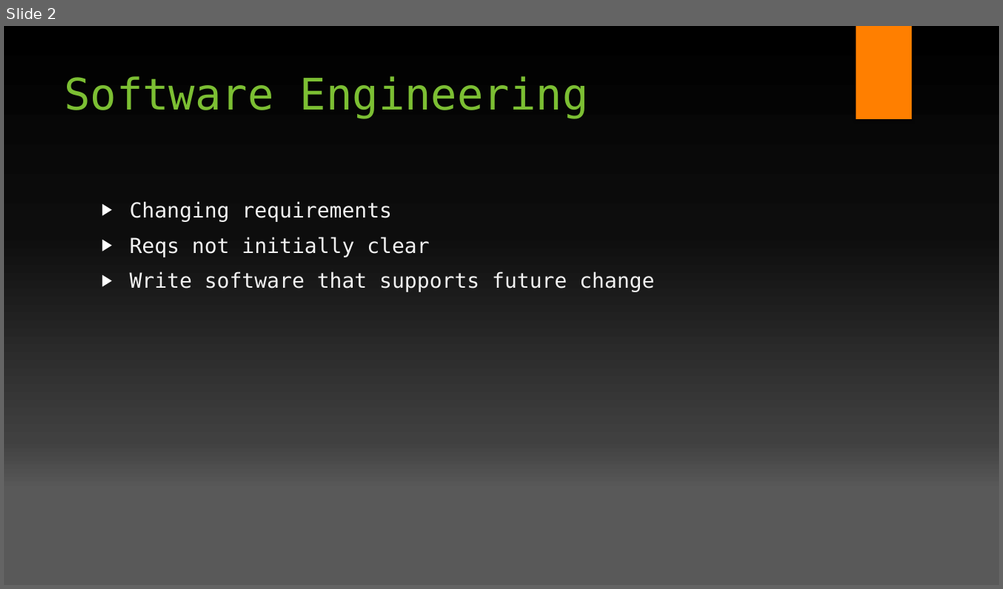
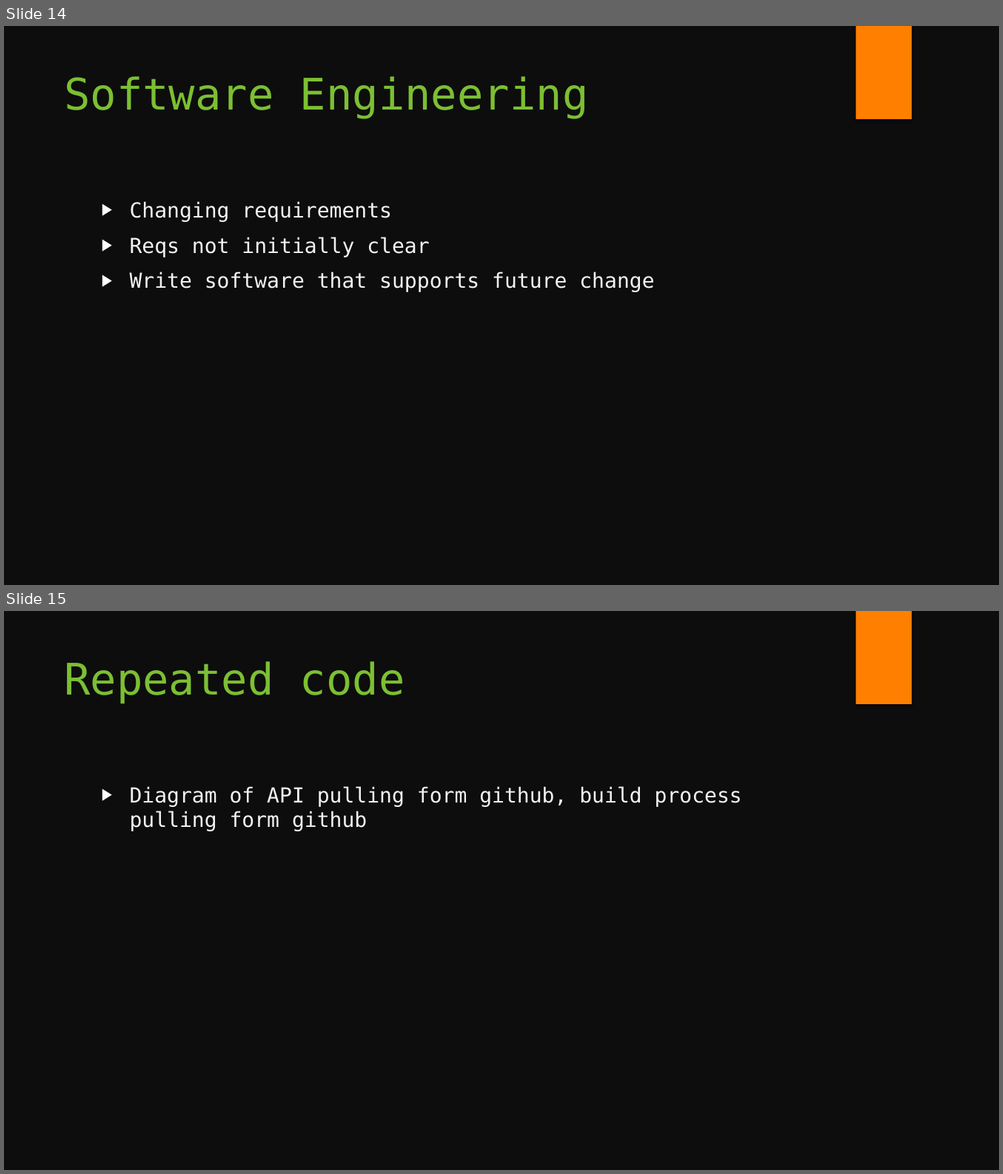
Before and after one commit to fsackur/Powershell-and-SE, a slide deck: Death by powerpoint.pptx. Shown one above the other, each under a label of ours: slide 2 before the commit, slides 14 and 15 after it. The pictures are 1003x589 and 1003x1174 pixels, drawn with LibreOffice and Linux fonts; fonts in the diff are those of the drawing; background and template pictures are left out. Boxes give left, top, right and bottom in pixels: in the first picture for what was removed or moved away, otherwise in the second. Text is boxed around its words. In the diff, an @@ line names an element or a change of style, - is before the commit and + after.

```diff
--- a/Death by powerpoint.pptx
+++ b/Death by powerpoint.pptx
@@ slide 15 added at [4,611,999,1170], background #0D0D0D; not listed: 1 template element that a slide beside it also shows @@
@@ title added at [64,661,405,703], 42 pt, text #7CBF33 @@
+Repeated code
@@ text added at [130,786,742,832], 20 pt, text #F2F2F2 @@
+▶ Diagram of API pulling form github, build process pulling form github
@@ what was slide 2 is now slide 14 @@
@@ slide 14 changed as well @@
@@ background gradient #000000 to #0D0D0D to #404040 to #595959 to #0D0D0D @@
```
Also in this commit, not shown: 8 other slides changed, 14 other slides added, 3 other files.
